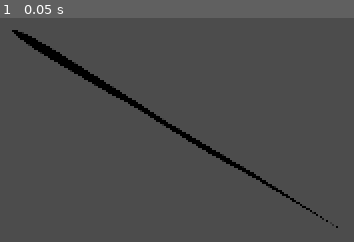
Above: before the commit, frame 1.
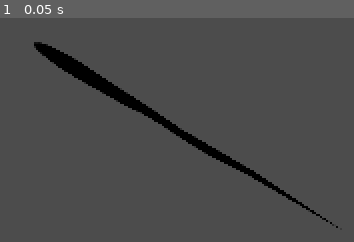
Above: after the commit, the same moment.

Repository: GrueGoblin/RogueliteMap
Game: Godot game, scene res://Game/Scenes/MapConnection/InMap.tscn
Same seed, same stepped clock (60 frames per second), same inputs: the game is played once before the commit and once after it. The project has no main scene, so this scene is started directly.
Inputs:
- Up to frame 1 (0.05 s): no input

The runs differ from the first frame. In frame 1, 1.7% of the frame differs, in the area x 3-94%, y 5-92%.
Error in both runs: Invalid get index 'from' (on base: 'Nil'). (res://Game/Scenes/MapConnection/InMap.gd:8)

Commit message:
fix line

Diff:
--- a/Game/Scenes/MapConnection/InMap.tscn
+++ b/Game/Scenes/MapConnection/InMap.tscn
@@ -8,6 +8,6 @@
 
 [node name="Line2D" type="Line2D" parent="."]
 points = PoolVector2Array( 0, 0, 199, 121 )
-width = 5.0
+width = 8.0
 texture = ExtResource( 2 )
 texture_mode = 2
Binary file changed: Game/Graphics/MapConnection/Connect.png
